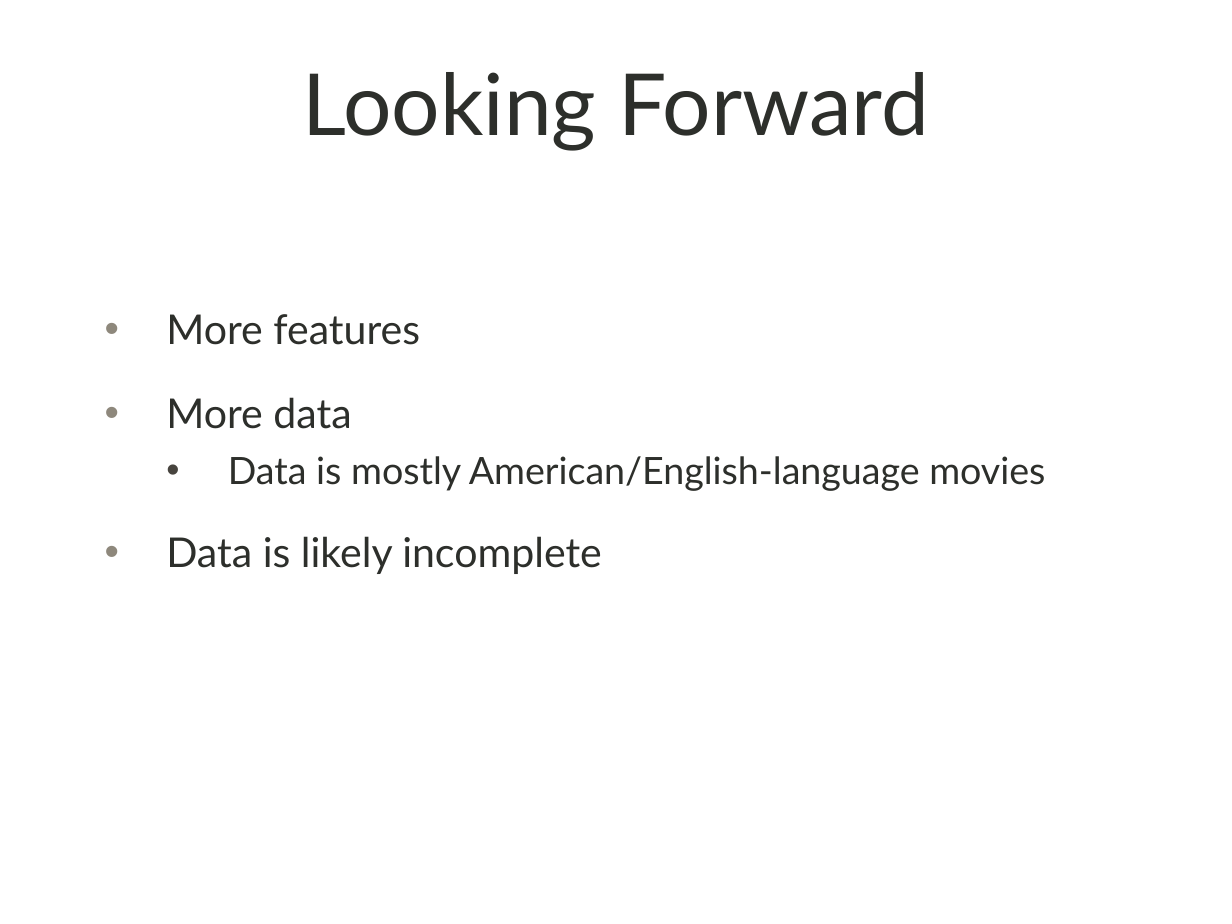
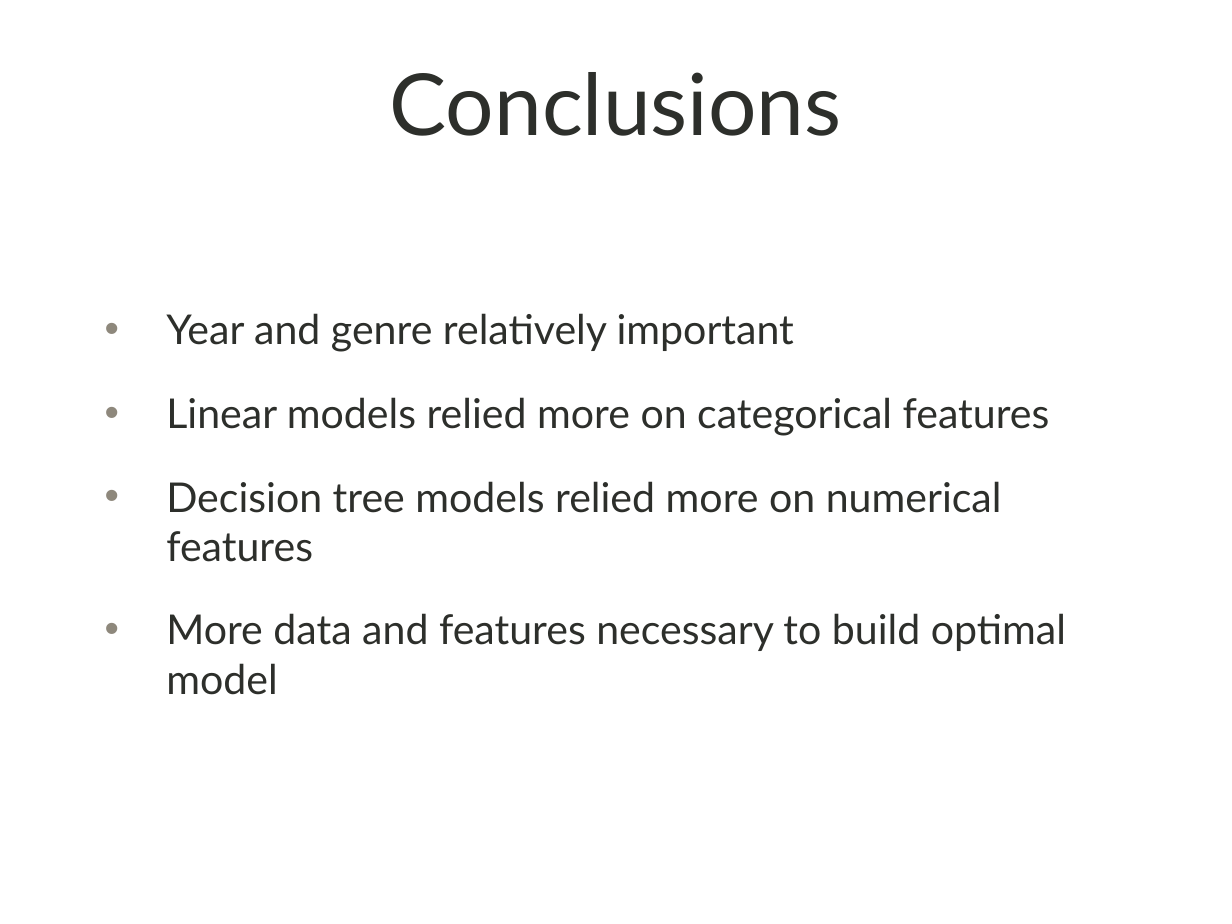
Before and after one commit to maddyobrienjones/project_luther, a slide deck: slide 9 of luther.pptx (slide 10 before the commit). Drawn at 1232x924 pixels with LibreOffice and Linux fonts; fonts in the diff are those of the drawing; background and template pictures are left out. Boxes give left, top, right and bottom in pixels: in the first picture for what was removed or moved away, otherwise in the second. Text is boxed around its words. In the diff, an @@ line names an element or a change of style, - is before the commit and + after.

```diff
--- a/luther.pptx
+++ b/luther.pptx
@@ title at <box>390,72,842,136</box>: text changed @@
-Looking Forward
+Conclusions
@@ text at <box>166,313,1066,695</box>: text changed; size 22 to 24 pt @@
-• More features
-• More data
-  • Data is mostly American/English-language movies
-• Data is likely incomplete
+• Year and genre relatively important
+• Linear models relied more on categorical features
+• Decision tree models relied more on numerical features
+• More data and features necessary to build optimal model
```
Also in this commit, not shown: 3 other slides changed, 1 slide removed, 1 other file.
